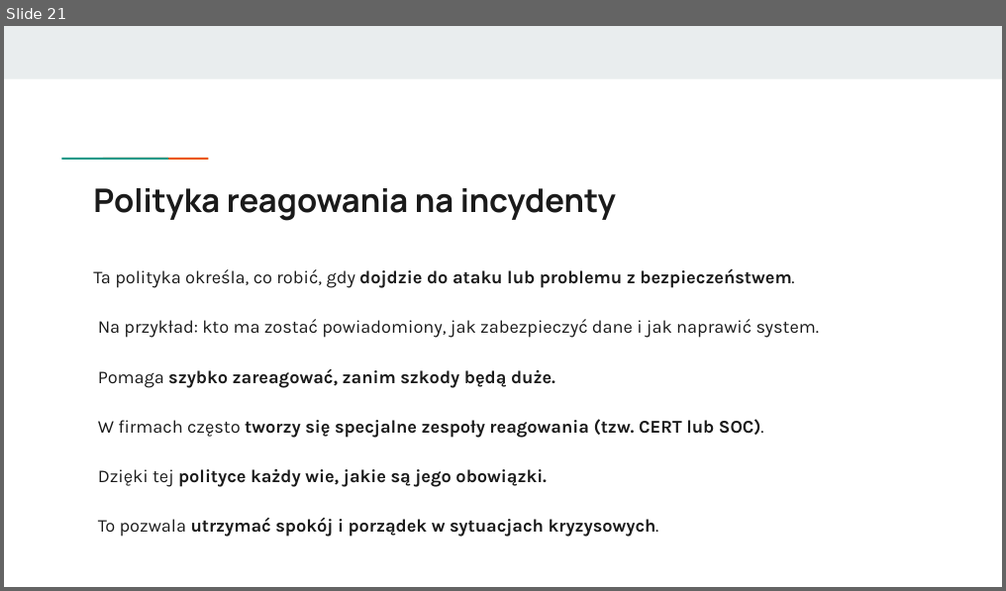
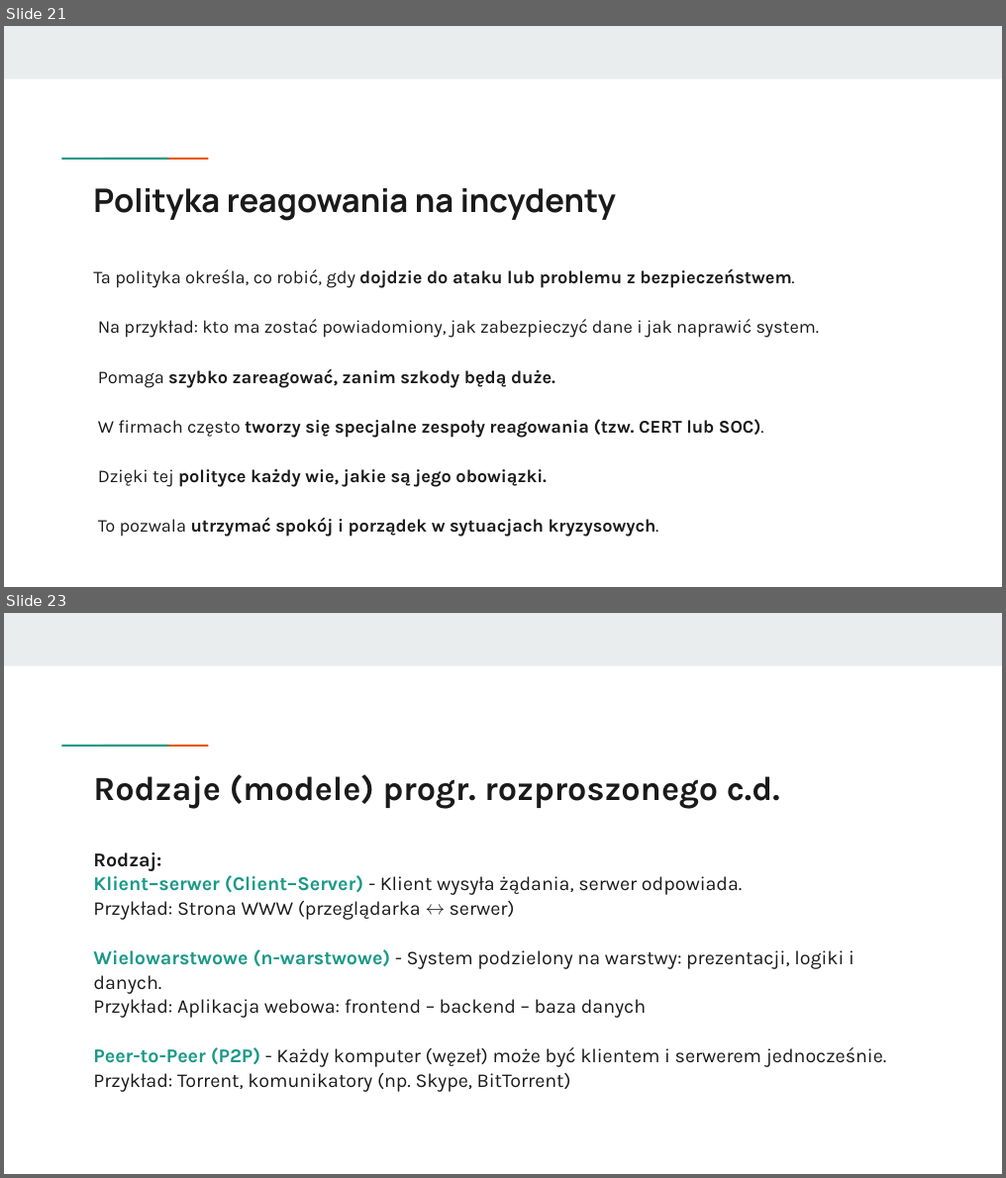
Before and after one commit to KasiaKasia/PRZEDMIOTY, a slide deck: ZASTOSOWANIE_INFORMATYKI/1A-gr_2/Zastosowanie informatyki - 1A gr. 2-plik2.pptx. Shown one above the other, each under a label of ours: slide 21 before the commit, slides 21 and 23 after it; the slides between them are not shown. The pictures are 1006x591 and 1006x1178 pixels, drawn with LibreOffice and Linux fonts; fonts in the diff are those of the drawing. Boxes give left, top, right and bottom in pixels: in the first picture for what was removed or moved away, otherwise in the second. Text is boxed around its words. In the diff, an @@ line names an element or a change of style, - is before the commit and + after.

```diff
--- a/ZASTOSOWANIE_INFORMATYKI/1A-gr_2/Zastosowanie informatyki - 1A gr. 2-plik2.pptx
+++ b/ZASTOSOWANIE_INFORMATYKI/1A-gr_2/Zastosowanie informatyki - 1A gr. 2-plik2.pptx
@@ slide 23 added at [4,613,1002,1174], background #FFFFFF; not listed: 3 template elements that a slide beside it also shows @@
@@ title added at [93,774,780,809], 24.4 pt, text #1A1A1A, bold @@
+Rodzaje (modele) progr. rozproszonego c.d.
@@ text added at [93,853,887,1092], 14.1 pt, text #1A1A1A @@
+Rodzaj:
+Klient–serwer (Client–Server) - Klient wysyła żądania, serwer odpowiada.
+Przykład: Strona WWW (przeglądarka ↔ serwer)
+Wielowarstwowe (n-warstwowe) - System podzielony na warstwy: prezentacji, logiki i danych.
+Przykład: Aplikacja webowa: frontend – backend – baza danych
+Peer-to-Peer (P2P) - Każdy komputer (węzeł) może być klientem i serwerem jednocześnie.
+Przykład: Torrent, komunikatory (np. Skype, BitTorrent)
```
Also in this commit, not shown: 5 other slides added, 1 other file.
